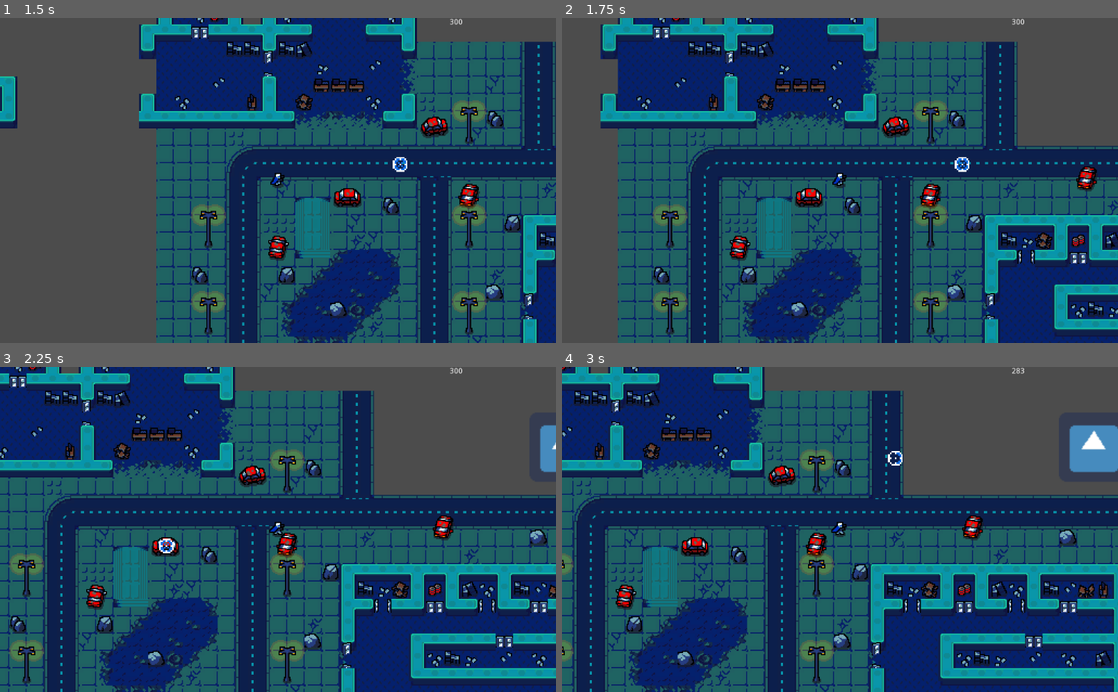
Above: before the commit, frames 1-4 (two rows, left to right).
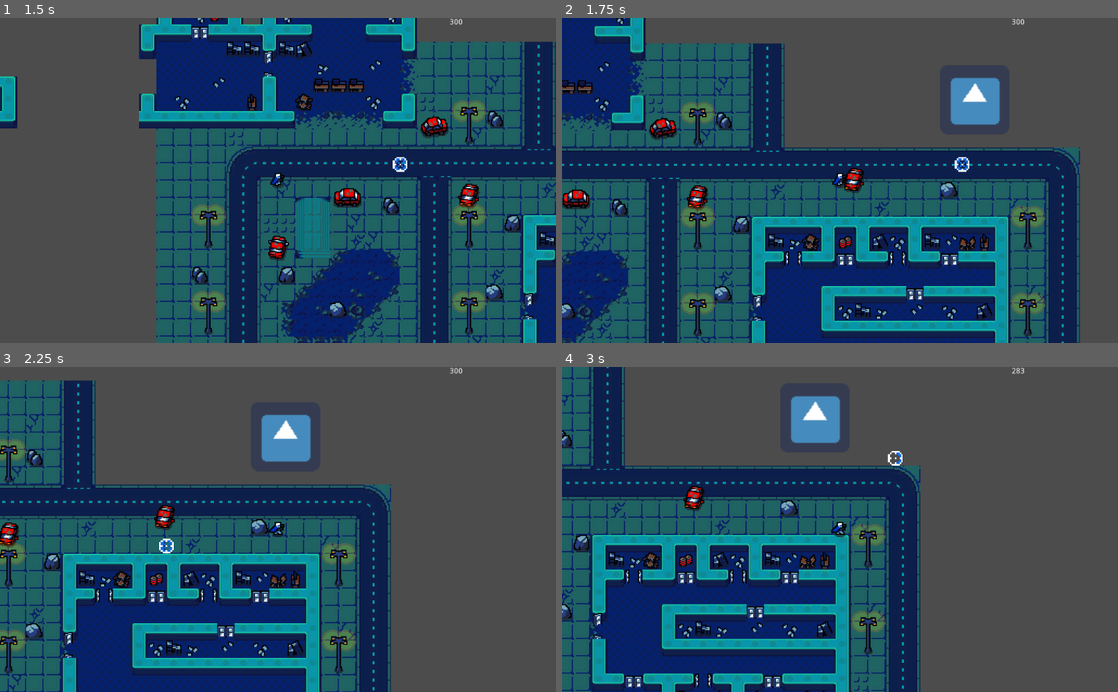
Above: after the commit, the same moments.

Repository: Blinc13/2D-Shoter
Game: Godot game, scene res://Scenes/Another/MainMenu.tscn
Same seed, same stepped clock (60 frames per second), same inputs: the game is played once before the commit and once after it. The engine's default icon, where the game draws it, is replaced by a stand-in: a white triangle on a blue panel in a dark square.
Inputs (mouse positions are in pixels of both pictures, inside the frame that each line leads up to):
- Up to frame 1 (1.5 s): click "Play" at 0.5 s; tap Enter at 1.25 s; move the mouse to (400, 164) at 1.27 s; hold D (Right) from 1.28 s (still down); hold Shift (Dash) from 1.28 s (still down)
- Up to frame 2 (1.75 s): keep holding D (Right); keep holding Shift (Dash)
- Up to frame 3 (2.25 s): move the mouse to (166, 545) at 2.02 s; release D (Right) at 2.03 s; release Shift (Dash) at 2.03 s; hold S (Down) from 2.03 s (still down); tap Shift (Dash) at 2.1 s
- Up to frame 4 (3 s): tap Space at 2.75 s; move the mouse to (895, 458) at 2.77 s; release S (Down) at 2.78 s; press the mouse at (895, 458) at 2.78 s; hold D (Right) from 2.78 s (still down)

Frame 1 is identical in both runs. In frame 2, 71% of the frame differs, in the area x 0-100%, y 0-100%; in frame 3, 72%; in frame 4, 75%.

Commit message:
Update hero script

Diff:
--- a/Scripts/Objects/Hero.gd
+++ b/Scripts/Objects/Hero.gd
@@ -3,6 +3,7 @@
 class_name Hero
 
 var Bullet=preload("res://Scenes/Weapons/Bullet.tscn")
+var Grenade=preload("res://Scenes/Weapons/Grenade.tscn")
 
 export(float) var speed=150
 export(float) var relTime=0.3
@@ -25,6 +26,7 @@
 			firePos.x=event.axis_value
 		elif event.axis==JOY_AXIS_3:
 			firePos.y=event.axis_value
+		firePos=firePos.normalized()
 
 func _process(delta:float):
 	reload+=delta
@@ -48,6 +50,12 @@
 		get_parent().add_child(node)
 		$SoundPlayer.play(0)
 
+	if Input.is_action_pressed("Grenade") and reload>=relTime:
+		reload=0
+		var node=Grenade.instance()
+		node.start(firePos,position+firePos*10)
+		get_parent().add_child(node)
+
 	$AnimatedSprite.playing=velocity.x!=0
 
 	move_and_slide(velocity.normalized()*speed*(1+dash))
@@ -55,9 +63,10 @@
 
 func dash():
 	if Input.is_action_pressed("Dash") and dsReload >= dsRelTime:
-		dash = 2
+		dash = 10
 		$Timer.start(dsTime)
 		dsReload = 0
+
 func _on_Timer_timeout():
 	dash = 0
 
